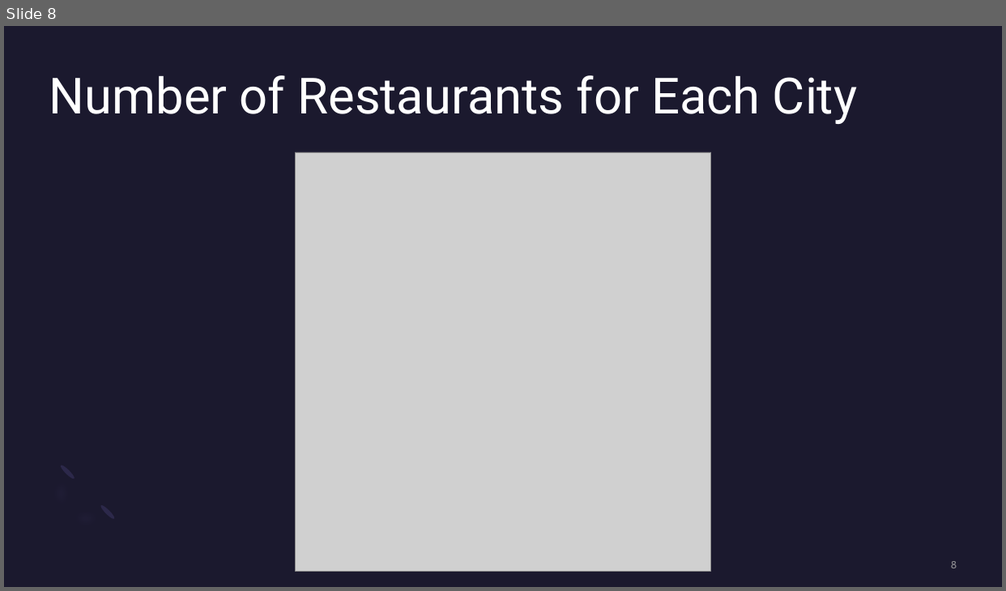
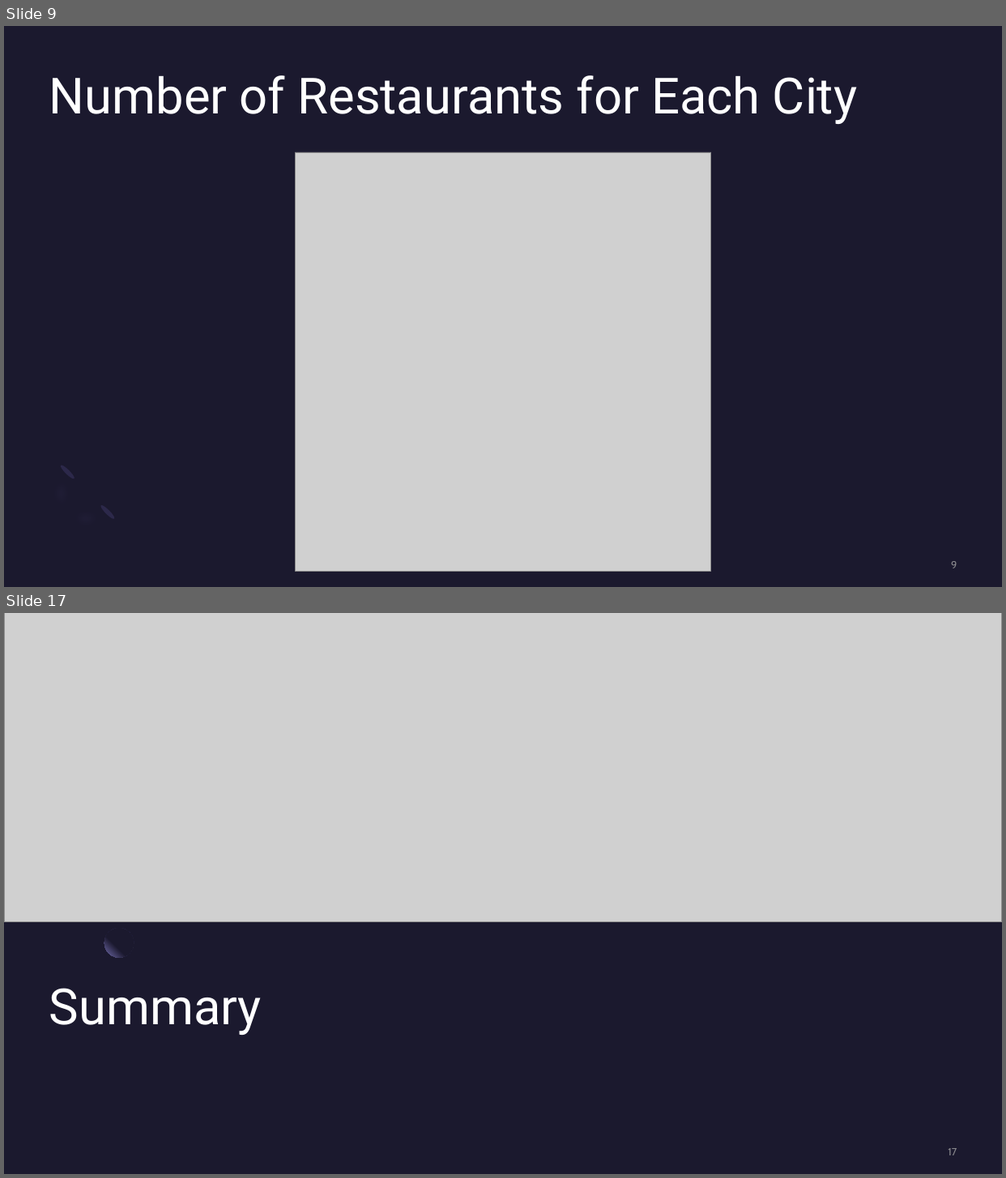
Before and after one commit to mward95/Restaurant_API, a slide deck: Sanjay Dabra/Presentation1.pptx. Shown one above the other, each under a label of ours: slide 8 before the commit, slides 9 and 17 after it; the slides between them are not shown. The pictures are 1006x591 and 1006x1178 pixels, drawn with LibreOffice and Linux fonts; fonts in the diff are those of the drawing; grey boxes stand for pictures. Boxes give left, top, right and bottom in pixels: in the first picture for what was removed or moved away, otherwise in the second. Text is boxed around its words. In the diff, an @@ line names an element or a change of style, - is before the commit and + after.

```diff
--- a/Sanjay Dabra/Presentation1.pptx
+++ b/Sanjay Dabra/Presentation1.pptx
@@ slide 17 added at (4, 613, 1002, 1174), background #1B192E @@
@@ picture added at (4, 613, 1002, 922) @@
@@ ellipse added at (104, 928, 134, 957), fill gradient #1B192E to #7771B2 @@
@@ title added at (49, 988, 262, 1035), 48 pt, text #FFFFFF @@
+Summary
@@ page number added at (948, 1148, 957, 1156), 10 pt, text #A6A6A6 at 80% opacity @@
+17
@@ what was slide 8 is now slide 9 @@
@@ page number at (951, 561, 957, 569): text changed @@
-8
+9
```
Also in this commit, not shown: 7 slides changed, 3 other slides added, 3 slides removed.
